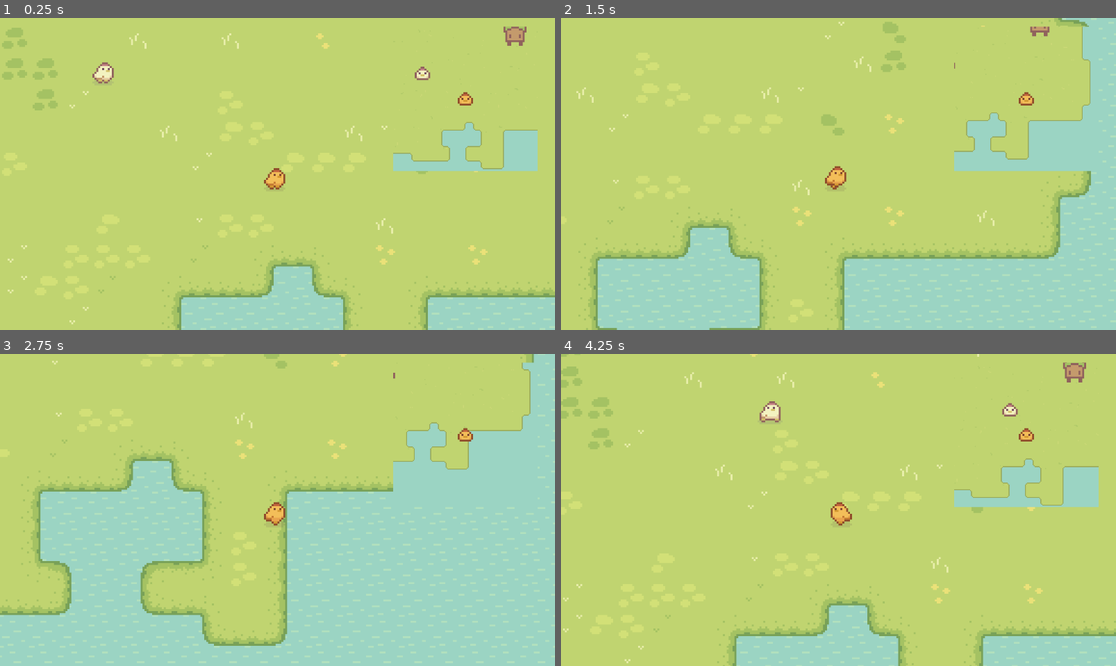
Above: before the commit, frames 1-4 (two rows, left to right).
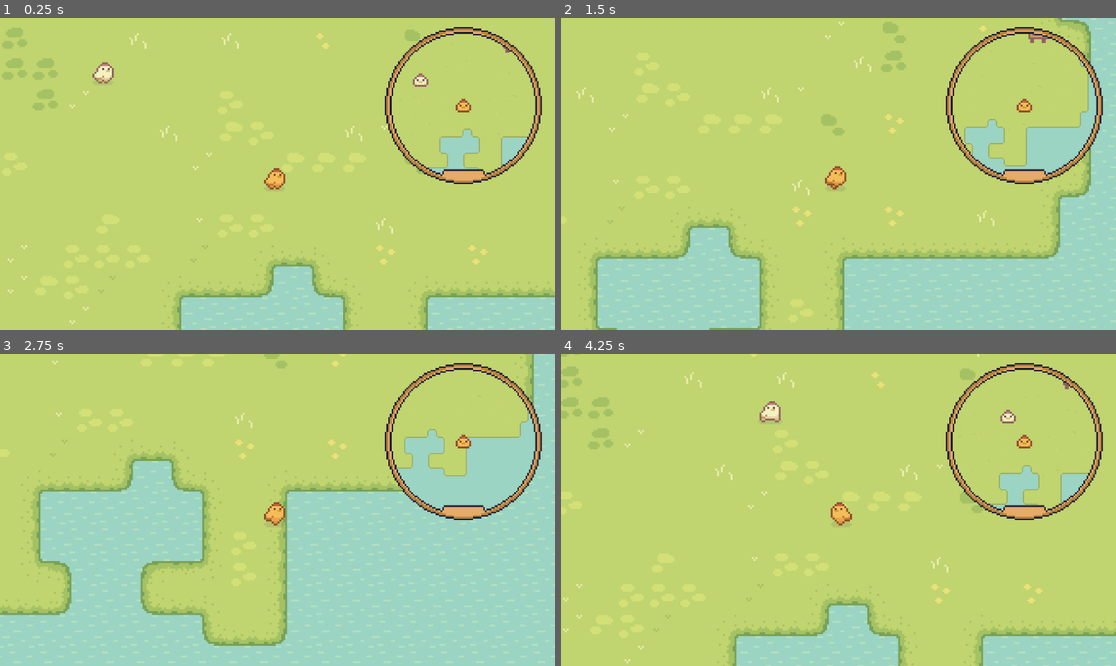
Above: after the commit, the same moments.

Repository: AbsoluteZer0527/Godot-Games-Collection
Game: Godot game, scene res://scene.tscn
The game is run twice, just before and just after one commit, with the same random seed, the same clock (stepped at 60 frames per second) and the same inputs.
Inputs:
- Up to frame 1 (0.25 s): no input
- Up to frame 2 (1.5 s): hold Right (ui_right) 0.53-1.28 s; hold Down (ui_down) from 1.28 s (still down)
- Up to frame 3 (2.75 s): release Down (ui_down) at 2.03 s; hold Right (ui_right) from 2.03 s (still down)
- Up to frame 4 (4.25 s): tap Enter at 2.75 s; release Right (ui_right) at 2.78 s; hold Up (ui_up) 2.78-3.53 s; hold Left (ui_left) from 3.53 s (still down)

The runs differ from the first frame. In frame 1, 3.8% of the frame differs, in the area x 69-98%, y 2-54%; in frame 2, 3.7%; in frame 3, 3.3%; in frame 4, 3.8%.

Commit message:
Added frame to the minimap, clip the view so it matches with the circular frame.

Diff:
--- a/scene.tscn
+++ b/scene.tscn
@@ -7,7 +7,9 @@
 [ext_resource type="SpriteFrames" uid="uid://b0uahaq65crij" path="res://assets/chicken_animation_frames.tres" id="4_utbko"]
 [ext_resource type="Texture2D" uid="uid://dfwovglgbc6og" path="res://minimiap_icon.png" id="5_xlvrw"]
 [ext_resource type="Script" uid="uid://nc7cn1jg2qer" path="res://minimap_viewport.gd" id="6_y2354"]
+[ext_resource type="Texture2D" uid="uid://c8gvgunky58ut" path="res://minimap_frame_background.png" id="7_5juve"]
 [ext_resource type="Texture2D" uid="uid://13rqemdivfbx" path="res://island_minimap_background.png" id="7_ni31j"]
+[ext_resource type="Texture2D" uid="uid://vr404dl3ppc" path="res://minimap_frame.png" id="8_73fnb"]
 
 [sub_resource type="TileSetAtlasSource" id="TileSetAtlasSource_qotu5"]
 texture = ExtResource("1_7ogty")
@@ -269,6 +271,9 @@
 [sub_resource type="RectangleShape2D" id="RectangleShape2D_fiiah"]
 size = Vector2(24, 20)
 
+[sub_resource type="StyleBoxTexture" id="StyleBoxTexture_fy5k1"]
+texture = ExtResource("7_5juve")
+
 [node name="Game" type="Node2D"]
 visibility_layer = 3
 y_sort_enabled = true
@@ -369,26 +374,39 @@
 
 [node name="CanvasLayer" type="CanvasLayer" parent="."]
 
-[node name="SubViewportContainer" type="SubViewportContainer" parent="CanvasLayer"]
+[node name="PanelContainer" type="PanelContainer" parent="CanvasLayer"]
+clip_children = 1
 anchors_preset = 1
 anchor_left = 1.0
 anchor_right = 1.0
-offset_left = -336.0
-offset_top = 18.0
-offset_right = -36.0
-offset_bottom = 318.0
+offset_left = -353.0
+offset_top = 19.0
+offset_right = -27.0
+offset_bottom = 345.0
 grow_horizontal = 0
+size_flags_horizontal = 8
+size_flags_vertical = 0
+theme_override_styles/panel = SubResource("StyleBoxTexture_fy5k1")
+
+[node name="SubViewportContainer" type="SubViewportContainer" parent="CanvasLayer/PanelContainer"]
+layout_mode = 2
 stretch = true
 
-[node name="SubViewport" type="SubViewport" parent="CanvasLayer/SubViewportContainer" node_paths=PackedStringArray("camera_node", "player_node")]
+[node name="SubViewport" type="SubViewport" parent="CanvasLayer/PanelContainer/SubViewportContainer" node_paths=PackedStringArray("camera_node", "player_node")]
+handle_input_locally = false
 canvas_item_default_texture_filter = 0
 canvas_cull_mask = 4294967294
-size = Vector2i(300, 300)
+size = Vector2i(326, 326)
+render_target_update_mode = 4
 script = ExtResource("6_y2354")
 camera_node = NodePath("Camera2D")
-player_node = NodePath("../../../Player")
-
-[node name="Camera2D" type="Camera2D" parent="CanvasLayer/SubViewportContainer/SubViewport"]
+player_node = NodePath("../../../../Player")
+
+[node name="Camera2D" type="Camera2D" parent="CanvasLayer/PanelContainer/SubViewportContainer/SubViewport"]
+
+[node name="TextureRect" type="TextureRect" parent="CanvasLayer/PanelContainer"]
+layout_mode = 2
+texture = ExtResource("8_73fnb")
 
 [node name="Sprite2D" type="Sprite2D" parent="."]
 visibility_layer = 2
Not shown: 1 places in scene.tscn that only renumber resources
